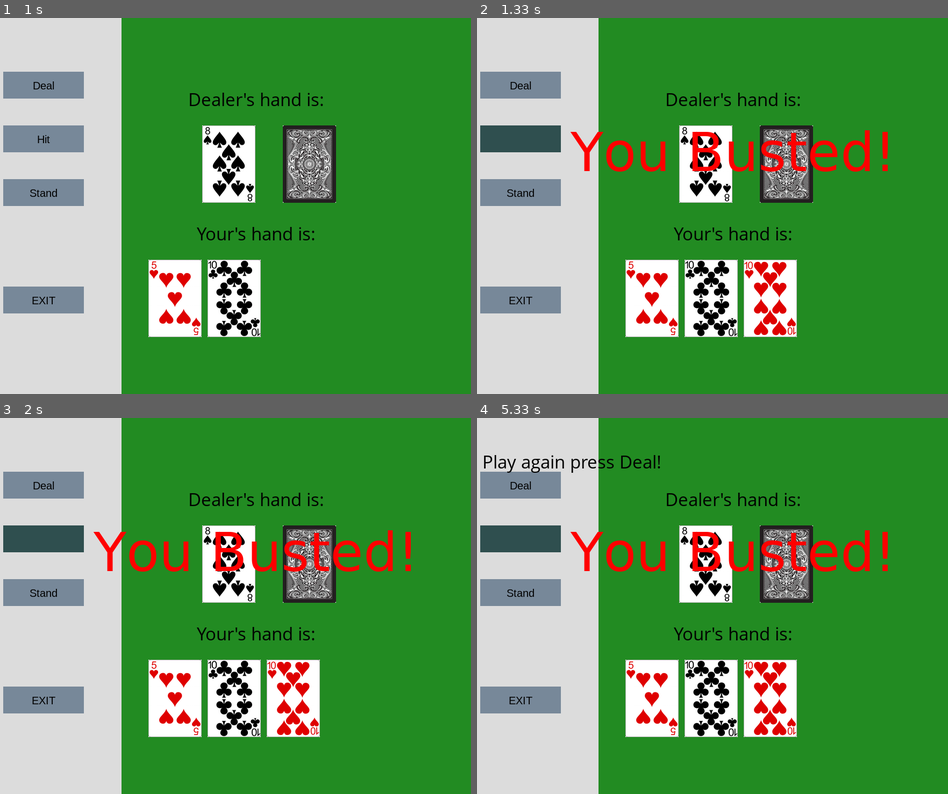
Above: before the commit, frames 1-4 (two rows, left to right).
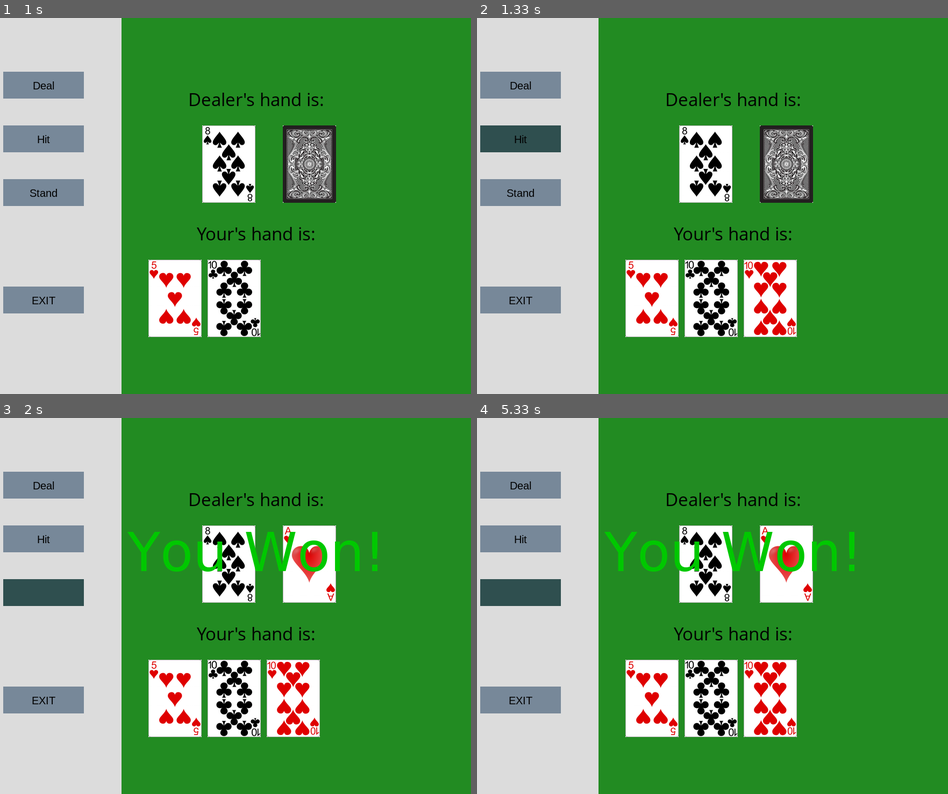
Above: after the commit, the same moments.

Repository: Mozes721/BlackJack
Game: pygame game, started from blackjack_pygame.py
The game is run twice, just before and just after one commit, with the same random seed, the same clock (stepped at 60 frames per second) and the same inputs.
Inputs (mouse positions are in pixels of both pictures, inside the frame that each line leads up to):
- Up to frame 1 (1 s): click "Deal" at 0.38 s; click (230, 232) at 0.72 s
- Up to frame 2 (1.33 s): click (557, 149) at 1.05 s
- Up to frame 3 (2 s): click (405, 737) at 1.38 s; click (56, 594) at 1.72 s
- Up to frame 4 (5.33 s): no input

Frame 1 is identical in both runs. In frame 2, 2.2% of the frame differs, in the area x 7-88%, y 29-41%; in frame 3, 7.2%; in frame 4, 7.6%, in the area x 0-88%, y 9-50%.

Commit message:
changed hit function and repeat game deck shuffel

Diff:
--- a/blackjack_calc_hand.py
+++ b/blackjack_calc_hand.py
@@ -20,6 +20,3 @@
 
 player.calc_hand()
 dealer.calc_hand()
-
-print(dealer.value)
-print(player.value)
--- a/blackjack_pygame.py
+++ b/blackjack_pygame.py
@@ -123,10 +123,11 @@
     def hit(self):
         self.player.add_card(self.deck.deal())
         self.blackjack()
+        self.player.display_cards()
         self.player_card += 1
         if self.player_card == 2:
-            self.player.calc_hand()
-            self.player.display_cards()
+            # self.player.calc_hand()
+            # self.player.display_cards()
             player_card_3 = pygame.image.load('img/' + self.player.card_img[2] + '.png').convert()
             gameDisplay.blit(player_card_3, (520, 450))
 
@@ -138,8 +139,8 @@
 
 
         if self.player_card == 3:
-            self.player.calc_hand()
-            self.player.display_cards()
+            # self.player.calc_hand()
+            # self.player.display_cards()
             player_card_4 = pygame.image.load('img/' + self.player.card_img[3] + '.png').convert()
             gameDisplay.blit(player_card_4, (630, 450))
 
@@ -183,6 +184,7 @@
         self.player.value = 0
         self.dealer.value = 0
         self.deck = Deck()
+        self.deck.shuffle()
         self.dealer = Hand()
         self.player = Hand()
         self.deck.shuffle()
